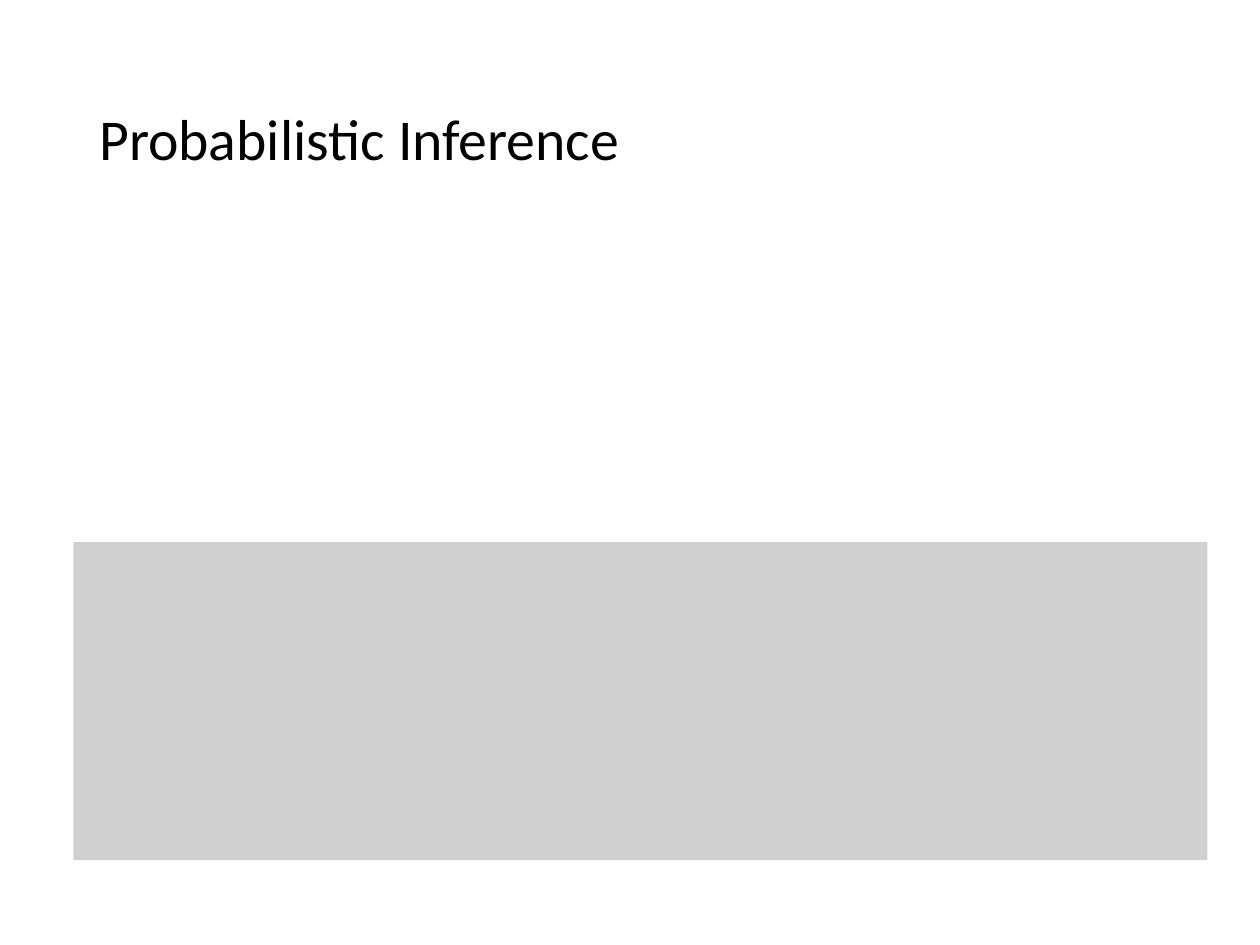
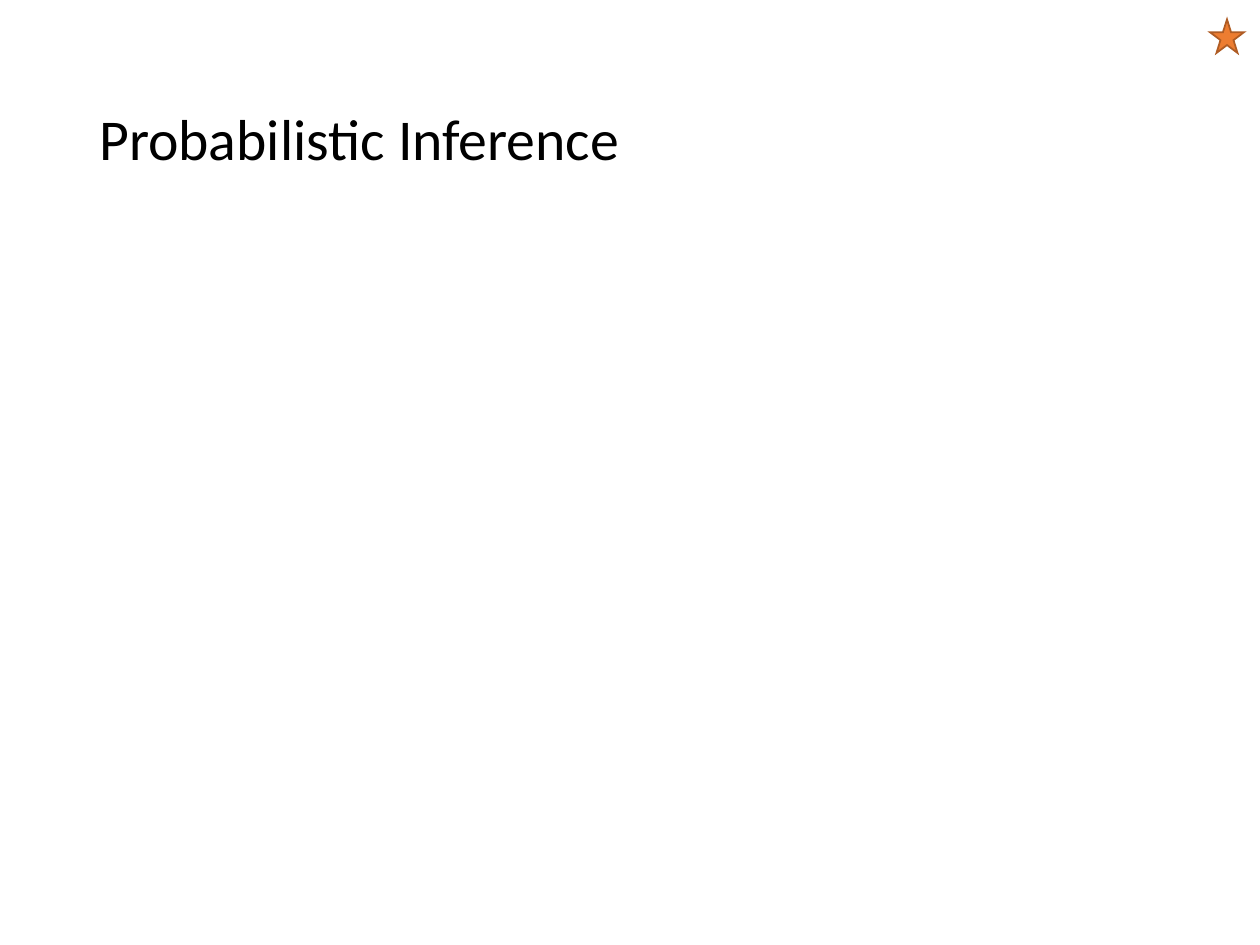
Before and after one commit to mhahsler/CS7320-AI, a slide deck: slide 30 of slides/12_uncertainty.pptx. Drawn at 1260x945 pixels with LibreOffice and Linux fonts; fonts in the diff are those of the drawing; grey boxes stand for pictures. Boxes give left, top, right and bottom in pixels: in the first picture for what was removed or moved away, otherwise in the second. Text is boxed around its words. In the diff, an @@ line names an element or a change of style, - is before the commit and + after.

```diff
--- a/slides/12_uncertainty.pptx
+++ b/slides/12_uncertainty.pptx
@@ star added at box(1210, 19, 1244, 53), fill #ED7D31, outline #AF5C24 1 pt @@
@@ picture removed at box(73, 542, 1207, 859) @@
```
Also in this commit, not shown: 24 other slides changed, 1 slide added, 1 other file.
